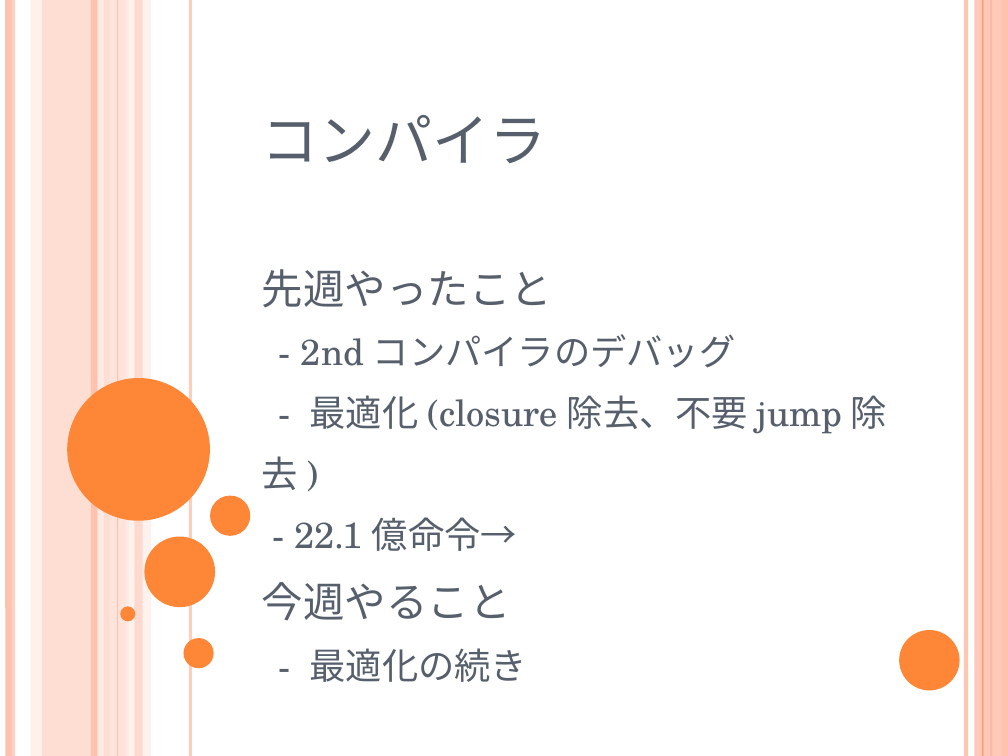
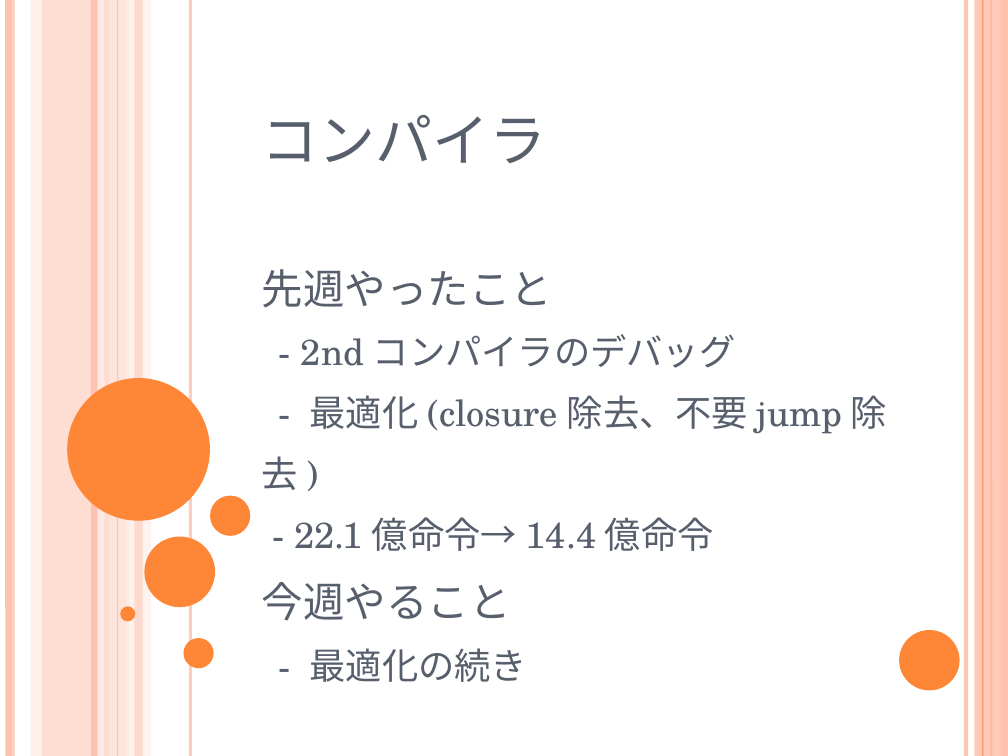
Before and after one commit to cpumul4/cpuex, a slide deck: slide 4 of prsn/1204/1204.odp. Drawn at 1008x756 pixels with LibreOffice and Linux fonts; fonts in the diff are those of the drawing. Boxes give left, top, right and bottom in pixels: in the first picture for what was removed or moved away, otherwise in the second. Text is boxed around its words. In the diff, an @@ line names an element or a change of style, - is before the commit and + after.

Commit message:
prsn

```diff
--- a/prsn/1204/1204.odp
+++ b/prsn/1204/1204.odp
@@ title at [262, 115, 748, 682]: text changed @@
-コンパイラ
-先週やったこと
-- 2ndコンパイラのデバッグ
-- 最適化(closure除去、不要jump除去)
-- 22.1億命令→
-今週やること
-- 最適化の続き
+コンパイラ
+先週やったこと
+- 2ndコンパイラのデバッグ
+- 最適化(closure除去、不要jump除去)
+- 22.1億命令→14.4億命令
+今週やること
+- 最適化の続き
```
